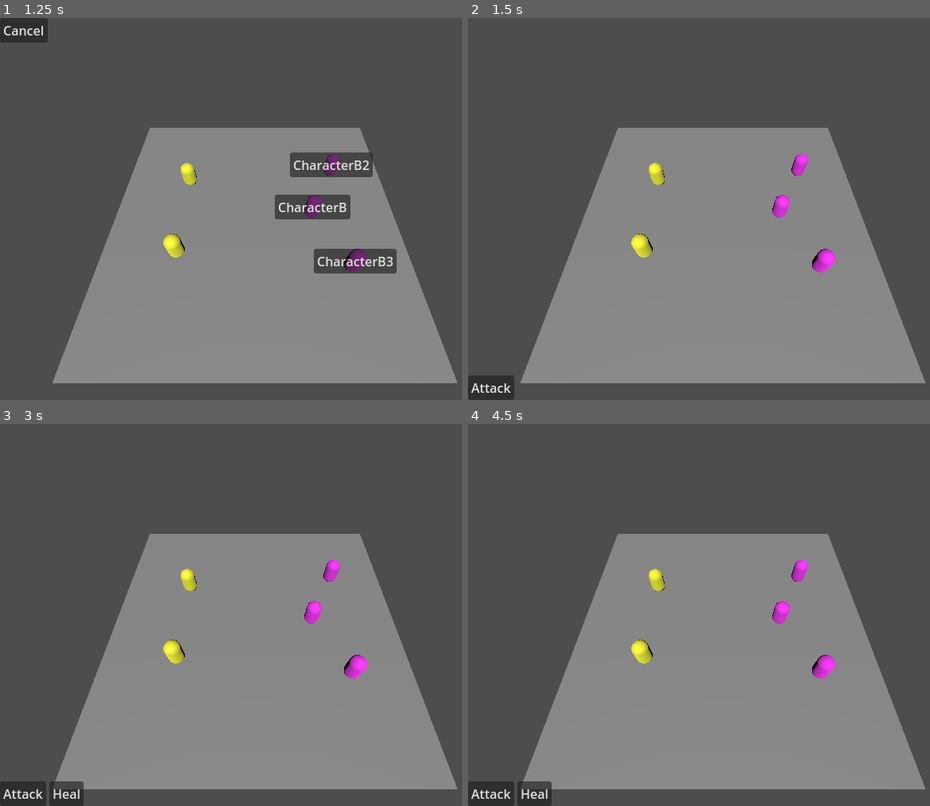
Above: before the commit, frames 1-4 (two rows, left to right).
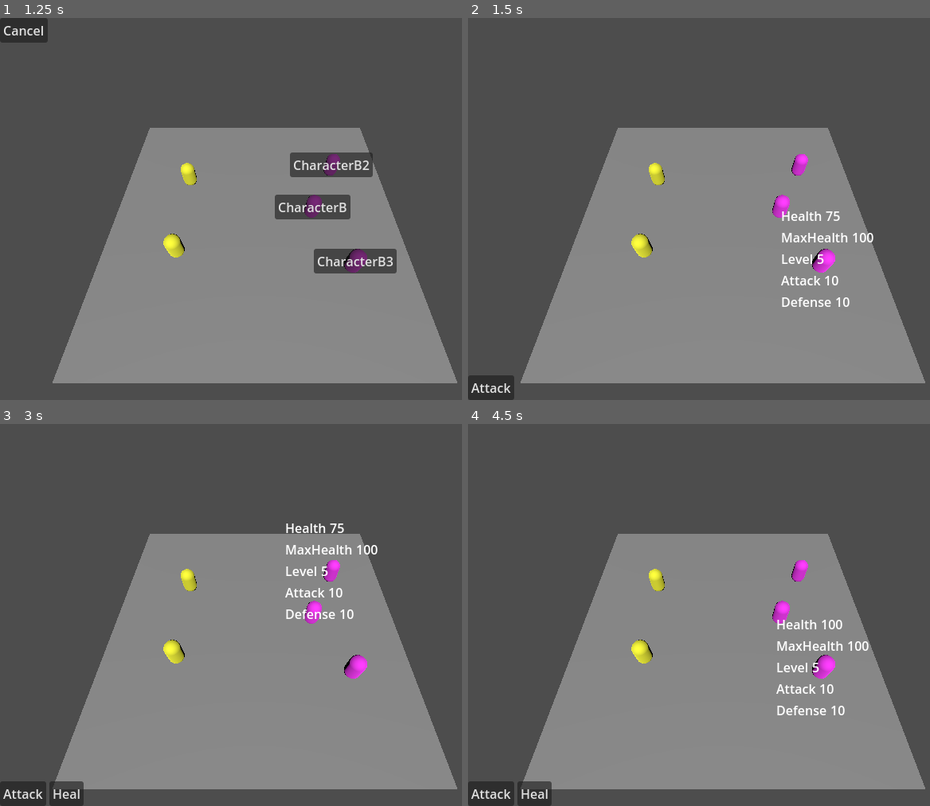
Above: after the commit, the same moments.

Repository: LordArugula/tb-rpg-godot
Game: Godot game, scene res://scenes/main.tscn
Same seed, same stepped clock (60 frames per second), same inputs: the game is played once before the commit and once after it.
Inputs:
- Up to frame 1 (1.25 s): click "Attack" at 0.5 s
- Up to frame 2 (1.5 s): click "CharacterB" at 1.25 s
- Up to frame 3 (3 s): click "Attack" at 2 s; click "CharacterB2" at 2.75 s
- Up to frame 4 (4.5 s): click "Heal" at 3.5 s; click "CharacterB3" at 4.25 s

Frame 1 is identical in both runs. In frame 2, 0.8% of the frame differs, in the area x 67-88%, y 50-76%; in frame 3, 0.8%; in frame 4, 0.8%, in the area x 66-87%, y 51-77%.

Commit message:
added stats menu on mouse hover

Diff:
--- a/scenes/main.tscn
+++ b/scenes/main.tscn
@@ -53,13 +53,19 @@
 script = ExtResource("4_choun")
 
 [node name="ActorStatsMenu" type="Control" parent="UserInterface"]
-layout_mode = 3
-anchors_preset = 0
-offset_right = 40.0
-offset_bottom = 40.0
+layout_mode = 1
+anchors_preset = 15
+anchor_right = 1.0
+anchor_bottom = 1.0
+grow_horizontal = 2
+grow_vertical = 2
 focus_mode = 1
 mouse_filter = 2
 script = ExtResource("5_ya4ey")
+
+[node name="StatsContainer" type="VBoxContainer" parent="UserInterface/ActorStatsMenu"]
+layout_mode = 0
+mouse_filter = 2
 
 [node name="BattleLogger" type="Node" parent="."]
 script = ExtResource("6_85g3d")
--- a/scripts/actor_controller.gd
+++ b/scripts/actor_controller.gd
@@ -13,6 +13,15 @@
 
 @onready
 var animation_player: AnimationPlayer = $AnimationPlayer;
+
+@onready
+var character_body: CharacterBody3D = $"CharacterBody3D";
+
+func _ready():
+	character_body.mouse_entered.connect(_on_mouse_entered);
+	character_body.mouse_exited.connect(_on_mouse_exited);
+	pass
+
 
 func start_turn():
 	turn_started.emit(self);
@@ -79,9 +88,22 @@
 	return level.value * defense.value / 2;
 
 
+func _on_mouse_entered():
+	mouse_entered.emit(self);
+	pass
+
+
+func _on_mouse_exited():
+	mouse_exited.emit(self);
+	pass
+
+
 signal turn_started(actor: ActorController);
 signal turn_ended(actor: ActorController);
 
 signal damage_taken(actor: ActorController, amount: float);
 signal healing_taken(actor: ActorController, amount: float);
 signal knocked_out(actor: ActorController);
+
+signal mouse_entered(actor: ActorController);
+signal mouse_exited(actor: ActorController);
--- a/scripts/battle_manager.gd
+++ b/scripts/battle_manager.gd
@@ -12,6 +12,10 @@
 		actor.damage_taken.connect(_on_actor_damage_taken);
 		actor.healing_taken.connect(_on_actor_healing_taken);
 		actor.knocked_out.connect(_on_actor_knocked_out);
+
+		actor.mouse_entered.connect(_on_actor_mouse_entered);
+		actor.mouse_exited.connect(_on_actor_mouse_exited);
+
 		turnQueue.add_end(actor);
 		pass
 
@@ -90,8 +94,15 @@
 	pass
 
 
-signal actor_ability_selected(actor: ActorController, ability: AbilityController);
-signal actor_ability_unselected(actor: ActorController, ability: AbilityController);
+func _on_actor_mouse_entered(actor: ActorController):
+	actor_mouse_entered.emit(actor);
+	pass
+
+
+func _on_actor_mouse_exited(actor: ActorController):
+	actor_mouse_exited.emit(actor);
+	pass
+
 
 signal battle_started();
 signal battle_ended();
@@ -105,3 +116,8 @@
 signal actor_damage_taken(actor: ActorController, damage: float);
 signal actor_healing_taken(actor: ActorController, healing: float);
 signal actor_knocked_out(actor: ActorController);
+
+signal actor_ability_selected(actor: ActorController, ability: AbilityController);
+signal actor_ability_unselected(actor: ActorController, ability: AbilityController);
+signal actor_mouse_entered(actor: ActorController);
+signal actor_mouse_exited(actor: ActorController);
--- a/scripts/user_interface/actor_actions_menu.gd
+++ b/scripts/user_interface/actor_actions_menu.gd
@@ -9,6 +9,8 @@
 func _ready() -> void:
 	battle_manager.actor_turn_started.connect(_on_battle_manager_actor_turn_started);
 	battle_manager.actor_ability_unselected.connect(_on_battle_manager_actor_ability_unselected);
+
+	hide_menu();
 	pass
 
 
@@ -36,6 +38,9 @@
 
 		container.add_child(button);
 		pass
+
+	show();
+
 	pass
 
 
@@ -43,4 +48,6 @@
 	for child in container.get_children():
 		child.queue_free();
 
+	hide();
+
 	pass
--- a/scripts/user_interface/actor_cancel_action_menu.gd
+++ b/scripts/user_interface/actor_cancel_action_menu.gd
@@ -6,6 +6,8 @@
 func _ready() -> void:
 	battle_manager.actor_ability_selected.connect(_on_battle_manager_actor_ability_selected);
 	battle_manager.actor_ability_used.connect(_on_battle_manager_actor_ability_used);
+
+	hide_menu();
 	pass
 
 
@@ -29,6 +31,8 @@
 	);
 
 	self.add_child(button);
+	show();
+
 	pass
 
 
@@ -36,4 +40,6 @@
 	for child in self.get_children():
 		child.queue_free();
 
+	hide();
+
 	pass
--- a/scripts/user_interface/actor_stats_menu.gd
+++ b/scripts/user_interface/actor_stats_menu.gd
@@ -1 +1,69 @@
-extends Node
+extends Control;
+
+@onready
+var container: Control = $"StatsContainer";
+
+@onready
+var battle_manager: BattleManager = $"/root/Main/BattleManager";
+
+@onready
+var camera: Camera3D = $"/root/Main/Camera3D";
+
+func _ready() -> void:
+	battle_manager.actor_knocked_out.connect(_on_actor_knocked_out);
+	battle_manager.actor_mouse_entered.connect(__on_actor_mouse_entered);
+	battle_manager.actor_mouse_exited.connect(__on_actor_mouse_exited);
+
+	hide_menu();
+	pass
+
+
+func __on_actor_mouse_entered(actor: ActorController):
+	show_menu(actor);
+	pass
+
+
+func __on_actor_mouse_exited(_actor: ActorController):
+	hide_menu();
+	pass
+
+
+func _on_actor_knocked_out(_actor: ActorController):
+	hide_menu();
+	pass
+
+
+func show_menu(actor: ActorController):
+	for statKey in actor.stats.stats:
+		var statControl = HBoxContainer.new();
+
+		var stat = actor.stats.get_stat(statKey);
+
+		var statLabel = Label.new();
+		statLabel.text = statKey;
+		var statValue = Label.new();
+		statValue.text = "%.0d" % stat.value;
+		statControl.add_child(statLabel);
+		statControl.add_child(statValue);
+
+		container.add_child(statControl);
+		pass
+
+	set_menu_position.call_deferred(container, camera.unproject_position(actor.position));
+
+	pass
+
+
+func hide_menu():
+	for child in container.get_children():
+		child.queue_free();
+
+	hide();
+	pass
+
+
+func set_menu_position(menu: Control, targetPosition: Vector2):
+	var offset = menu.size / 2;
+	menu.set_position(targetPosition - offset);
+	show();
+	pass
--- a/scripts/user_interface/actor_target_menu.gd
+++ b/scripts/user_interface/actor_target_menu.gd
@@ -9,6 +9,7 @@
 	battle_manager.actor_ability_selected.connect(_on_battle_manager_actor_ability_selected);
 	battle_manager.actor_ability_unselected.connect(_on_battle_manager_actor_ability_unselected);
 
+	hide_menu();
 	pass
 
 
@@ -38,12 +39,16 @@
 		self.add_child(button);
 		pass
 
+	show();
+
 	pass
 
 
 func hide_menu():
 	for child in self.get_children():
 		child.queue_free();
+
+	hide();
 
 	pass
 
